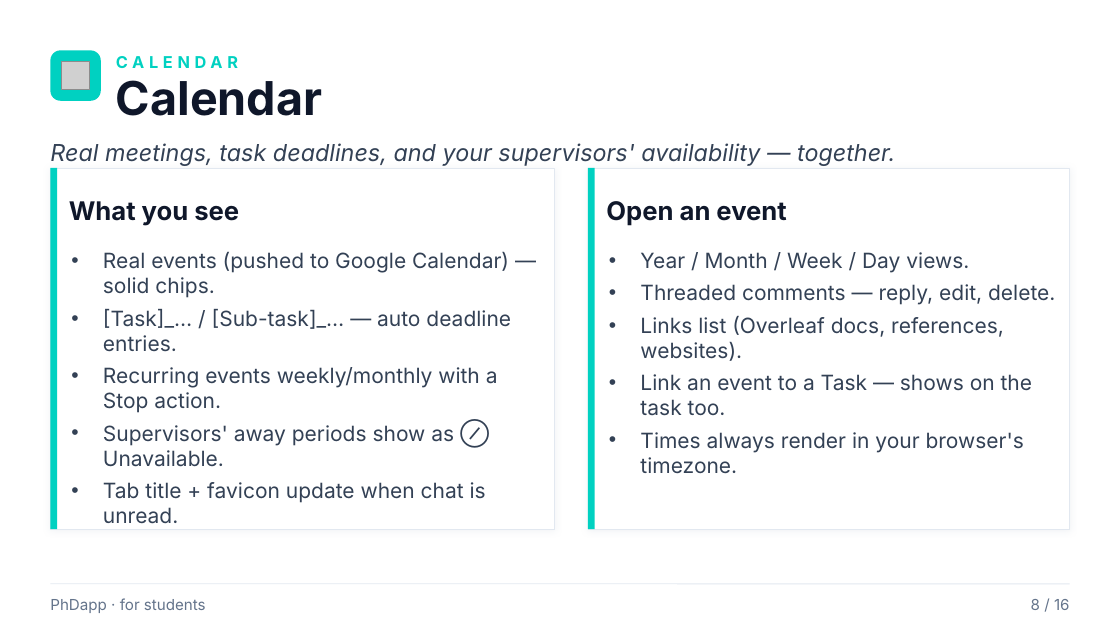
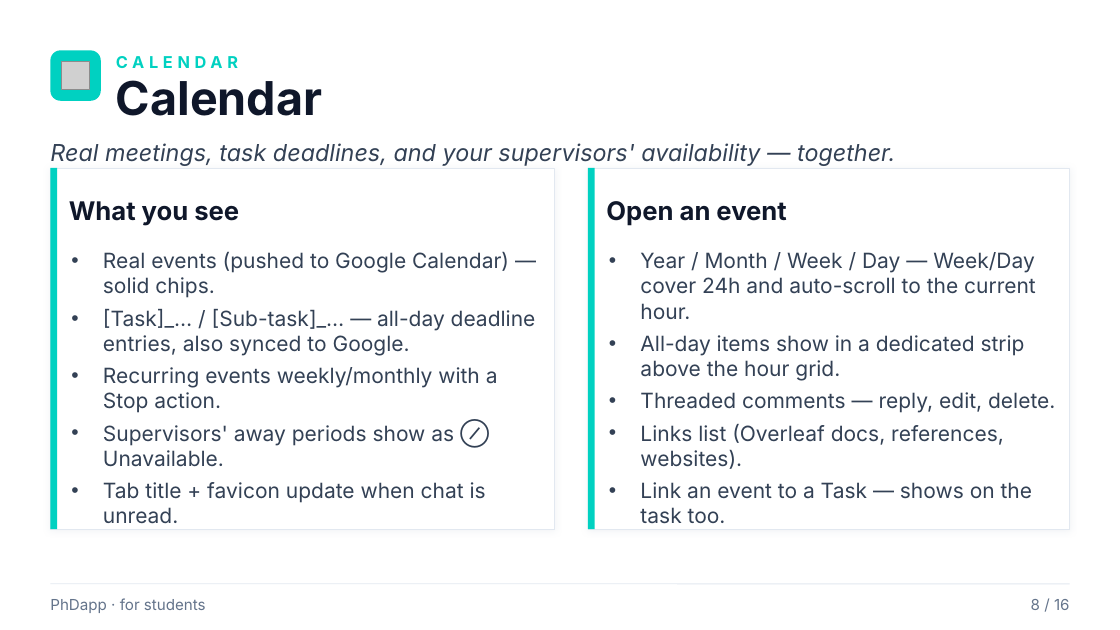
Before and after one commit to rafacastrocsic/phdapp, a slide deck: slide 8 of docs/PhDapp_Student_Overview.pptx. Drawn at 1120x630 pixels with LibreOffice and Linux fonts; fonts in the diff are those of the drawing; grey boxes stand for pictures. Boxes give left, top, right and bottom in pixels: in the first picture for what was removed or moved away, otherwise in the second. Text is boxed around its words. In the diff, an @@ line names an element or a change of style, - is before the commit and + after.

```diff
--- a/docs/PhDapp_Student_Overview.pptx
+++ b/docs/PhDapp_Student_Overview.pptx
@@ text at box(640, 252, 1036, 381): text changed @@
-• Year / Month / Week / Day views.
+• Year / Month / Week / Day — Week/Day cover 24h and auto-scroll to the current hour.
+• All-day items show in a dedicated strip above the hour grid.
@@ text at box(103, 309, 536, 356): text changed @@
-• [Task]_… / [Sub-task]_… — auto deadline entries.
+• [Task]_… / [Sub-task]_… — all-day deadline entries, also synced to Google.
@@ text at box(640, 432, 1024, 474): paragraph removed @@
-• Times always render in your browser's timezone.
```
Also in this commit, not shown: 1 other file.
